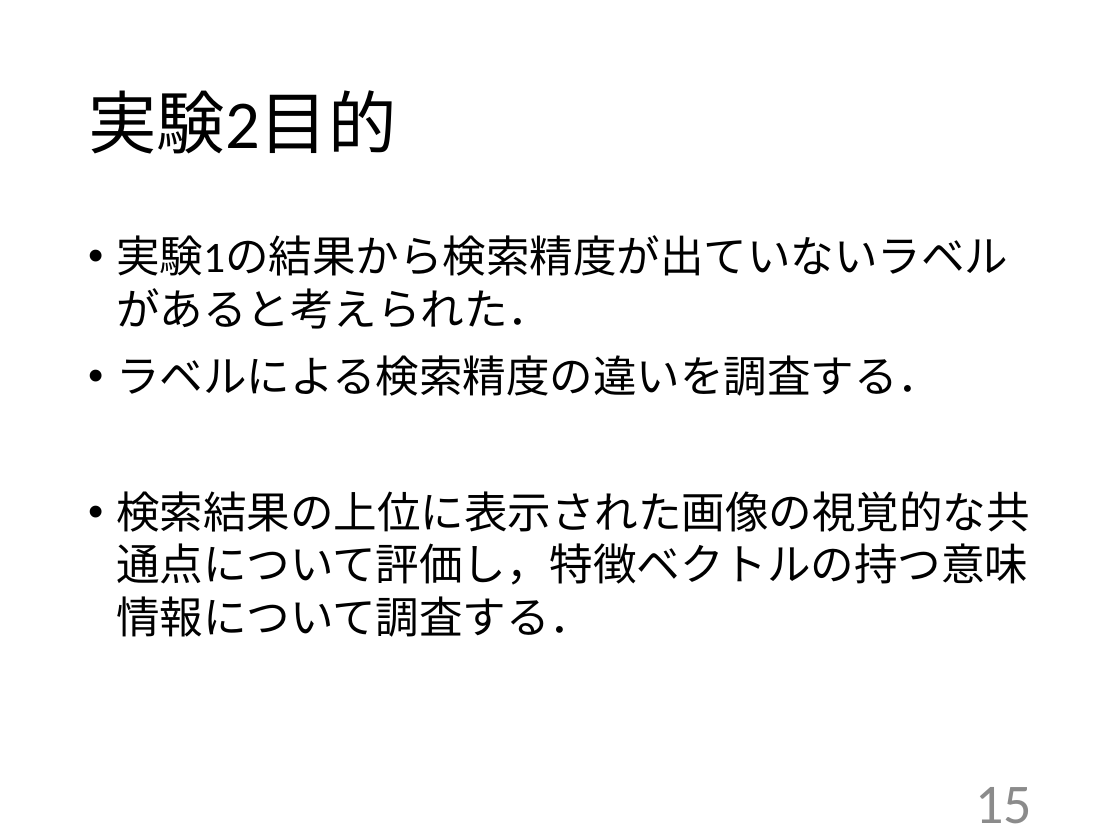
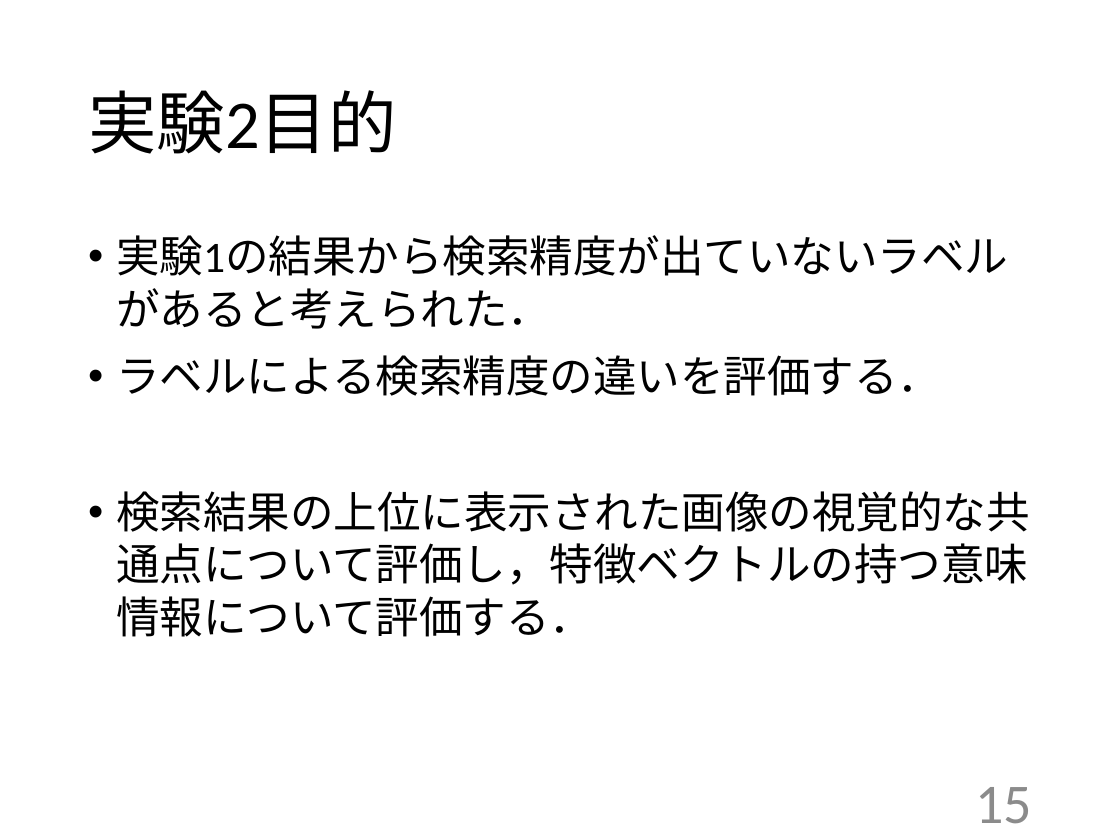
Before and after one commit to kait-takanolab/1821005-yoshioka-thesis, a slide deck: slide 15 of 卒研発表/1821005_yoshioka_thesis.pptx. Drawn at 1120x840 pixels with LibreOffice and Linux fonts; fonts in the diff are those of the drawing. Boxes give left, top, right and bottom in pixels: in the first picture for what was removed or moved away, otherwise in the second. Text is boxed around its words. In the diff, an @@ line names an element or a change of style, - is before the commit and + after.

```diff
--- a/卒研発表/1821005_yoshioka_thesis.pptx
+++ b/卒研発表/1821005_yoshioka_thesis.pptx
@@ text at <box>116,355,1029,637</box>: text changed @@
-• ラベルによる検索精度の違いを調査する．
-• 検索結果の上位に表示された画像の視覚的な共通点について評価し，特徴ベクトルの持つ意味情報について調査する．
+• ラベルによる検索精度の違いを評価する．
+• 検索結果の上位に表示された画像の視覚的な共通点について評価し，特徴ベクトルの持つ意味情報について評価する．
```
Also in this commit, not shown: 6 other slides changed.
